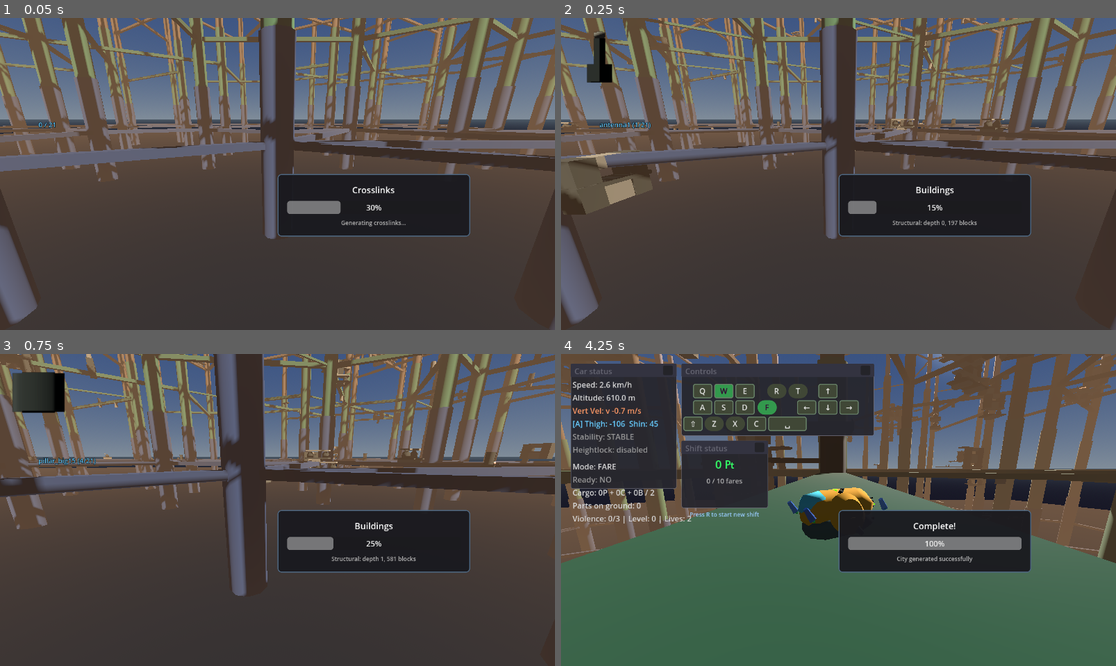
Above: before the commit, frames 1-4 (two rows, left to right).
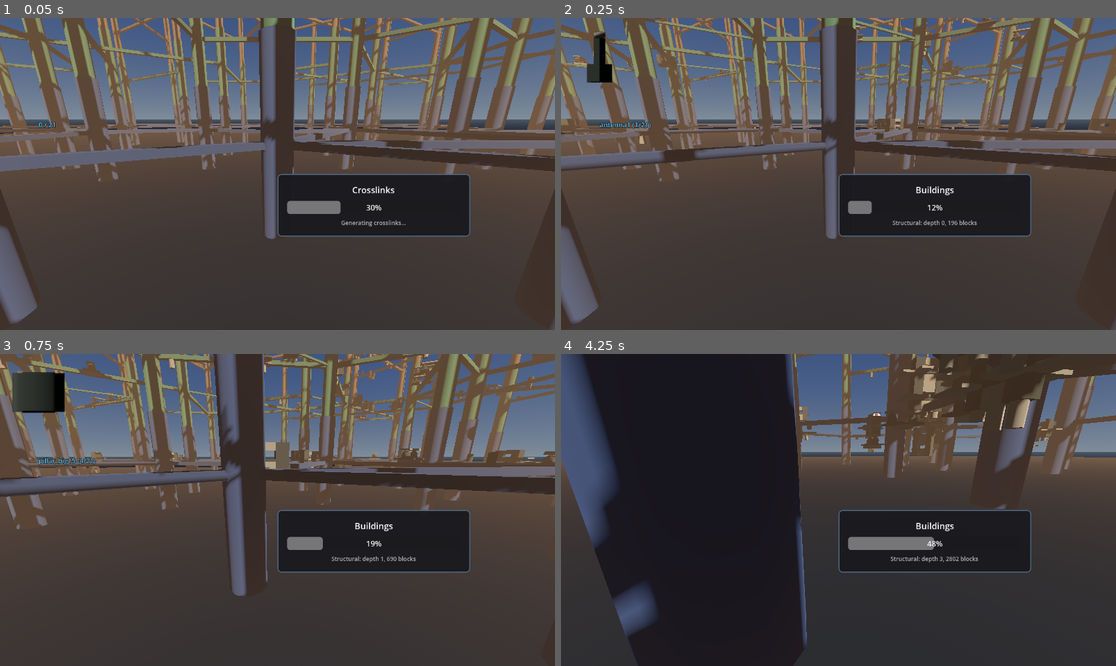
Above: after the commit, the same moments.

Repository: TaxiService/fcar
Game: Godot game, scene res://city/city_test.tscn
Same seed, same stepped clock (60 frames per second), same inputs: the game is played once before the commit and once after it.
Inputs (mouse positions are in pixels of both pictures, inside the frame that each line leads up to):
- Up to frame 1 (0.05 s): no input
- Up to frame 2 (0.25 s): no input
- Up to frame 3 (0.75 s): tap Enter at 0.5 s; move the mouse to (305, 510) at 0.52 s; hold W (forward) from 0.53 s (still down); tap Shift (boost) at 0.6 s; click (305, 510) at 0.67 s
- Up to frame 4 (4.25 s): keep holding W (forward); tap Space (jump) at 0.77, 1.52, 3.02, 3.77 s; move the mouse to (810, 510) at 1.27 s; tap R (confirm) at 1.35 s; move the mouse to (849, 503) at 2.02 s; tap C (crouch) at 2.1 s; move the mouse to (832, 516) at 2.77 s; tap V (toggle_auto_hover) at 2.85 s; click (832, 516) at 2.92 s; move the mouse to (877, 513) at 3.52 s; hold F (toggle_control_lock) from 3.53 s (still down)

Frame 1 is identical in both runs. In frame 2, 2.8% of the frame differs, in the area x 0-100%, y 0-67%; in frame 3, 3.5%; in frame 4, 78%, in the area x 0-100%, y 0-100%.

Commit message:
increased buildings limit in buildinggenerator

Diff:
--- a/city/city_test.tscn
+++ b/city/city_test.tscn
@@ -66,12 +66,12 @@
 crosslink_height = 14.99
 building_max_depth = 7
 building_branch_chance = 0.1
-building_max_total = 2520
-top_seed_probability = 0.1
-bottom_seed_probability = 0.1
+building_max_total = 5000
+top_seed_probability = 0.2
 bottom_seed_sizes = 4
 edge_top_sizes = 1
 building_generator_path = NodePath("BuildingGenerator")
+spawn_fcar = false
 
 [node name="BuildingGenerator" type="Node3D" parent="CityGenerator"]
 script = ExtResource("10_bgen")
